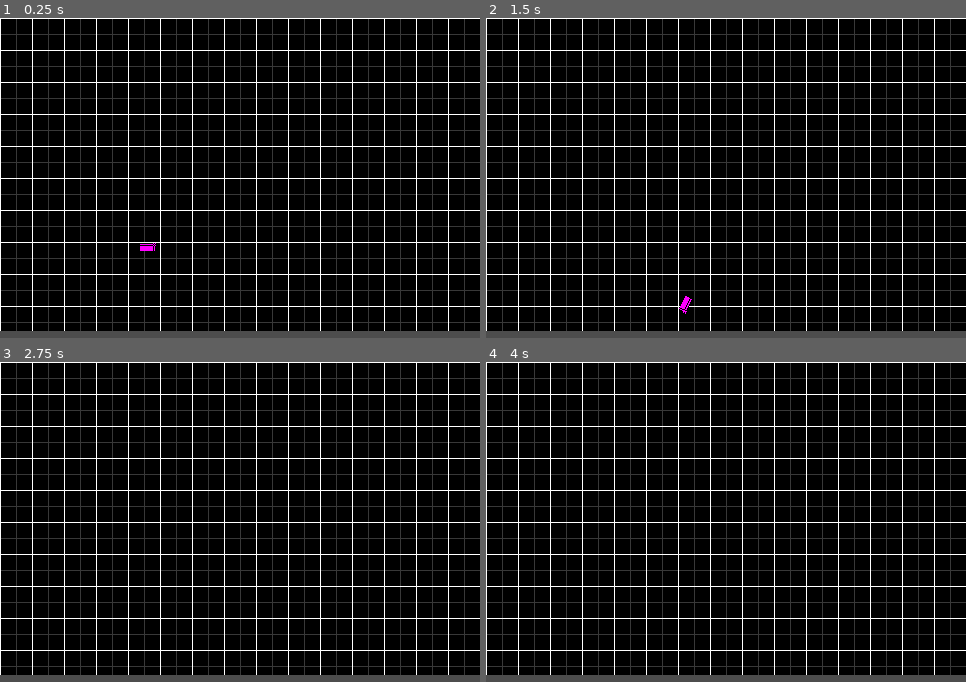
Above: before the commit, frames 1-4 (two rows, left to right).
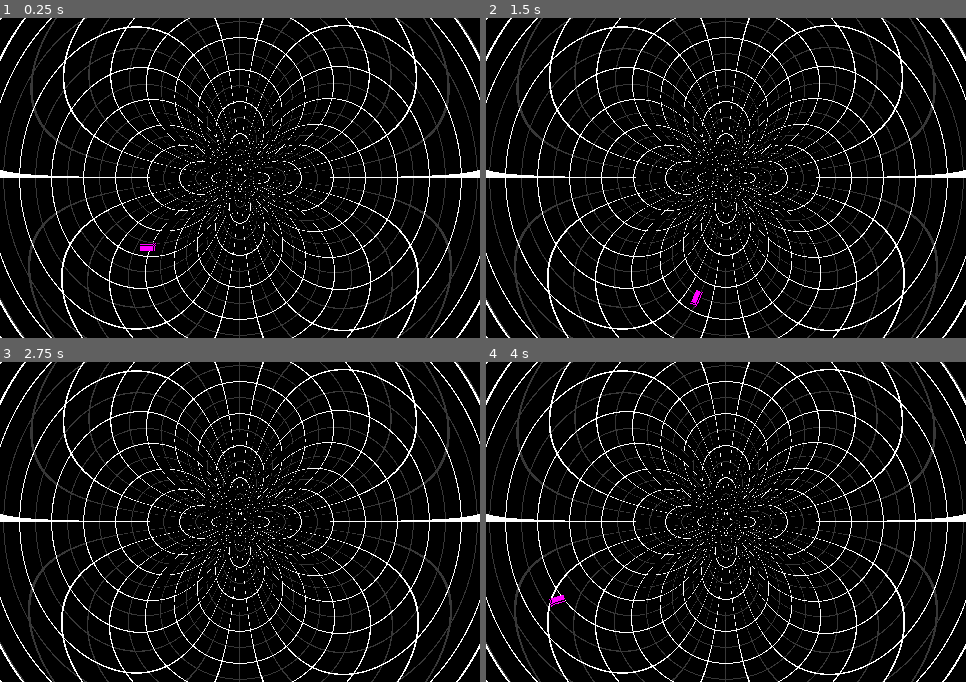
Above: after the commit, the same moments.

Repository: 3xcpy/roguelike-arcade-driving
Game: Godot game, scene res://scenes/stage.tscn
Same seed, same stepped clock (60 frames per second), same inputs: the game is played once before the commit and once after it.
Inputs:
- Up to frame 1 (0.25 s): no input
- Up to frame 2 (1.5 s): tap Enter at 0.5 s; hold Right (steer_right) 0.53-1.28 s; tap Alt at 0.6 s; hold Down from 1.28 s (still down); tap Shift at 1.35 s
- Up to frame 3 (2.75 s): release Down at 2.03 s; hold Right (steer_right) from 2.03 s (still down); tap Alt at 2.1 s
- Up to frame 4 (4 s): tap Space at 2.75 s; release Right (steer_right) at 2.78 s; hold Up 2.78-3.53 s; tap Shift at 2.85 s; tap Enter at 3.5 s; hold Left (steer_left) from 3.53 s (still down); tap Alt at 3.6 s

The runs differ from the first frame. In frame 1, 24% of the frame differs, in the area x 0-100%, y 0-100%; in frame 2, 24%; in frame 3, 24%; in frame 4, 24%.

Commit message:
start work on the distortion shader

Diff:
--- a/scenes/player.tscn
+++ b/scenes/player.tscn
@@ -11,8 +11,7 @@
 [node name="Player" type="CharacterBody2D"]
 script = ExtResource("1_3vyb7")
 speed = 150.0
-traction = 5.0
-drift_trigger = 0.85
+traction = 3.0
 
 [node name="CollisionShape2D" type="CollisionShape2D" parent="."]
 rotation = 1.5707964
--- a/scenes/stage.tscn
+++ b/scenes/stage.tscn
@@ -7,6 +7,8 @@
 [sub_resource type="ShaderMaterial" id="ShaderMaterial_6c5u0"]
 shader = ExtResource("2_kewym")
 shader_parameter/player_pos = Vector2(0, 0)
+shader_parameter/center = Vector2(0.5, 0.5)
+shader_parameter/force = 8.4
 
 [node name="Stage" type="Node2D"]
 
@@ -17,8 +19,9 @@
 z_index = -10
 texture_repeat = 2
 material = SubResource("ShaderMaterial_6c5u0")
-offset_right = 480.0
-offset_bottom = 313.0
+offset_right = 481.0
+offset_bottom = 321.0
+pivot_offset = Vector2(74, 114)
 texture = ExtResource("2_gi7kc")
 expand_mode = 1
 stretch_mode = 1
--- a/shaders/floor.gdshader
+++ b/shaders/floor.gdshader
@@ -1,8 +1,14 @@
 shader_type canvas_item;
 
 uniform vec2 player_pos;
+uniform vec2 center;
+uniform float force;
 
 void fragment() {
-	vec2 new_uv = UV;
+	float ratio = SCREEN_PIXEL_SIZE.x / SCREEN_PIXEL_SIZE.y;
+	vec2 scaled_uv = (SCREEN_UV - vec2(0.5, 0.0)) / vec2(ratio, 1.0) + vec2(0.5, 0.0);
+	vec2 disp = normalize(scaled_uv - center) * force;
+	//vec2 new_uv = UV + sin(UV.x + TIME)/5.0 + sin(UV.y - TIME)/10.0; // cool wavy thing
+	vec2 new_uv = UV - disp;
 	COLOR = texture(TEXTURE, new_uv);
 }
